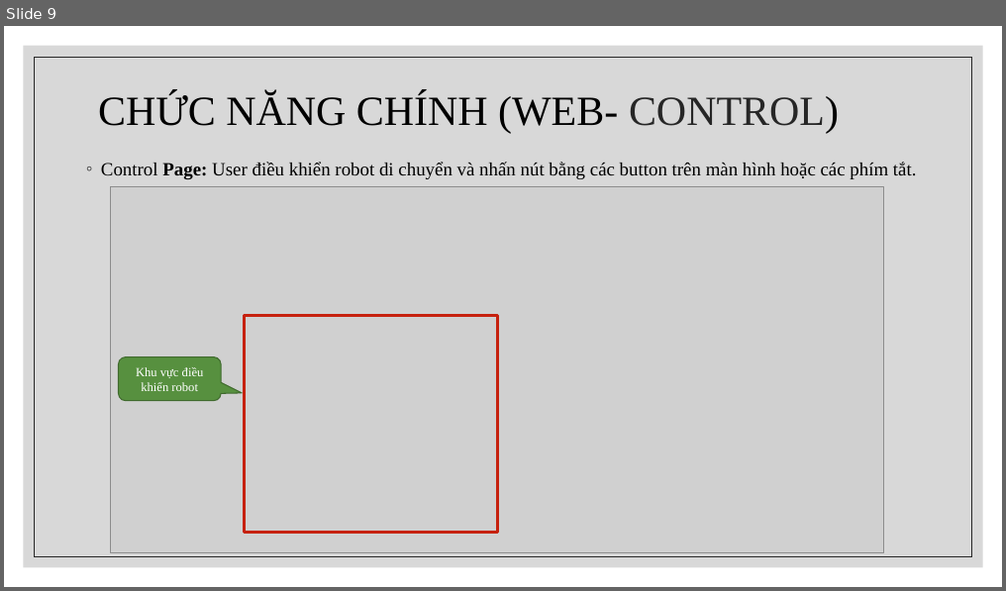
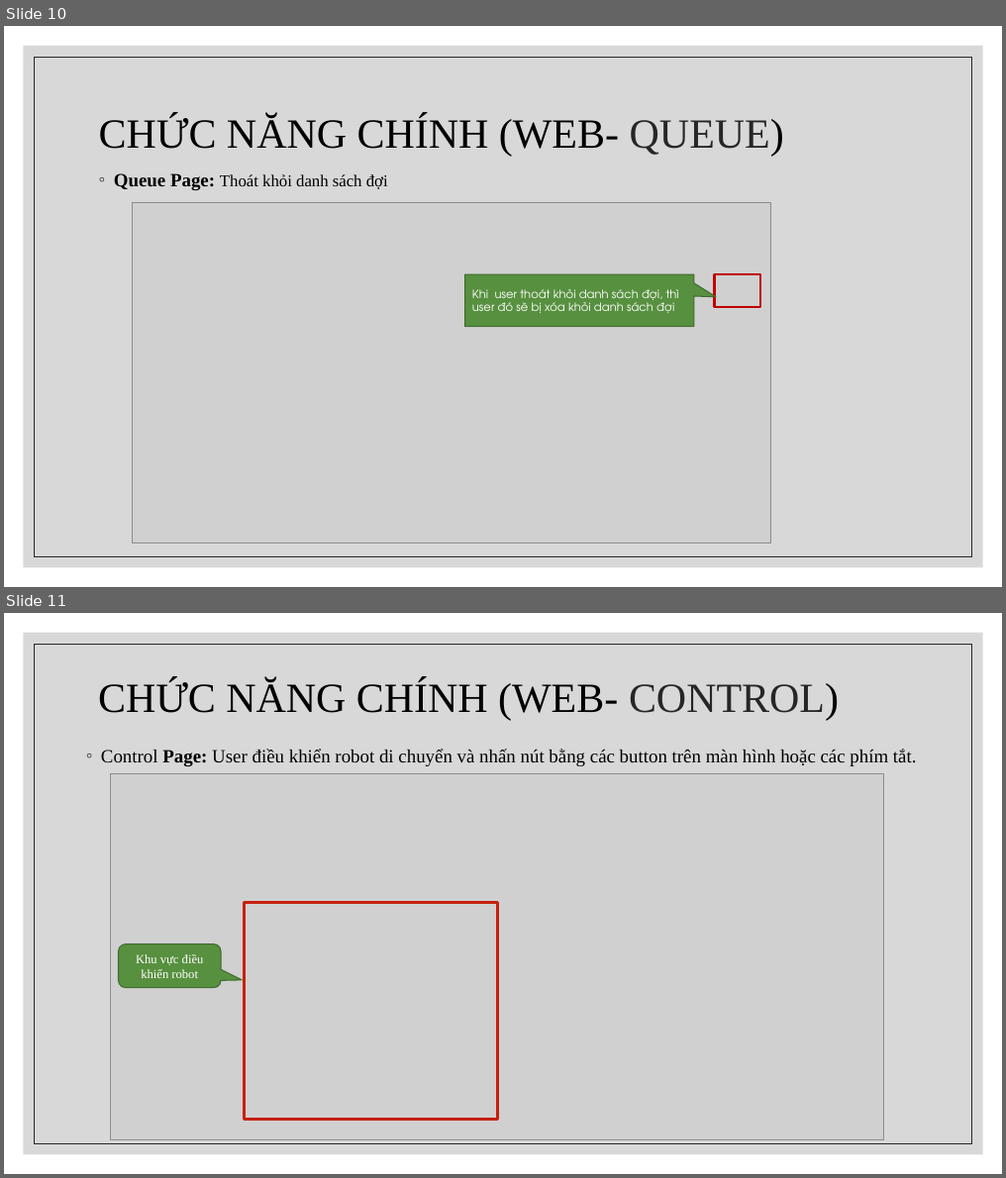
Before and after one commit to chet7h/restart_computer, a slide deck: Restart Computer.pptx. Shown one above the other, each under a label of ours: slide 9 before the commit, slides 10 and 11 after it. The pictures are 1006x591 and 1006x1178 pixels, drawn with LibreOffice and Linux fonts; fonts in the diff are those of the drawing; grey boxes stand for pictures. Boxes give left, top, right and bottom in pixels: in the first picture for what was removed or moved away, otherwise in the second. Text is boxed around its words. In the diff, an @@ line names an element or a change of style, - is before the commit and + after.

```diff
--- a/Restart Computer.pptx
+++ b/Restart Computer.pptx
@@ slide 10 added at (x1=4, y1=26, x2=1002, y2=587), background #FFFFFF; not listed: 2 template elements that a slide beside it also shows @@
@@ title added at (x1=99, y1=115, x2=784, y2=156), 40 pt, text #000000 @@
+CHỨC NĂNG CHÍNH (WEB- QUEUE)
@@ text added at (x1=114, y1=174, x2=388, y2=190), 16 pt, text #000000 @@
+◦ Queue Page: Thoát khỏi danh sách đợi
@@ picture added at (x1=132, y1=203, x2=771, y2=544) @@
@@ speech box added at (x1=465, y1=274, x2=694, y2=326), fill #57903F, outline #406B2F 1 pt, 11 pt, text #FFFFFF @@
+Khi user thoát khỏi danh sách đợi, thì user đó sẽ bị xóa khỏi danh sách đợi
@@ rectangle added at (x1=715, y1=274, x2=761, y2=307), outline #C00000 2.25 pt @@
@@ what was slide 9 is now slide 11 @@
```
Also in this commit, not shown: 2 slides changed, 1 other slide added.
